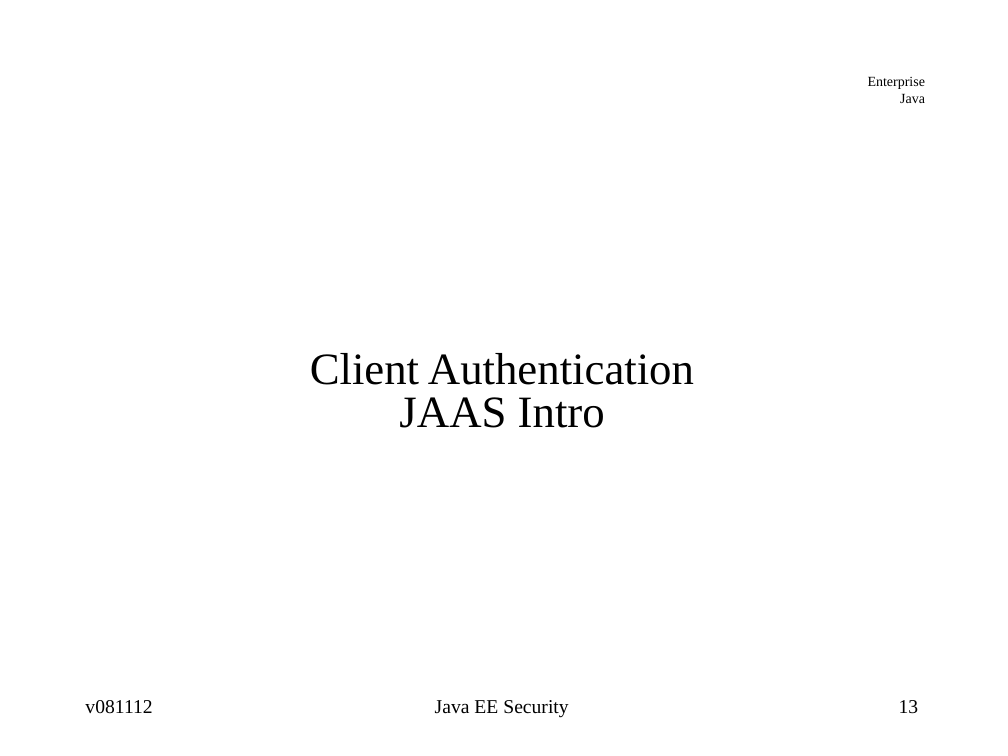
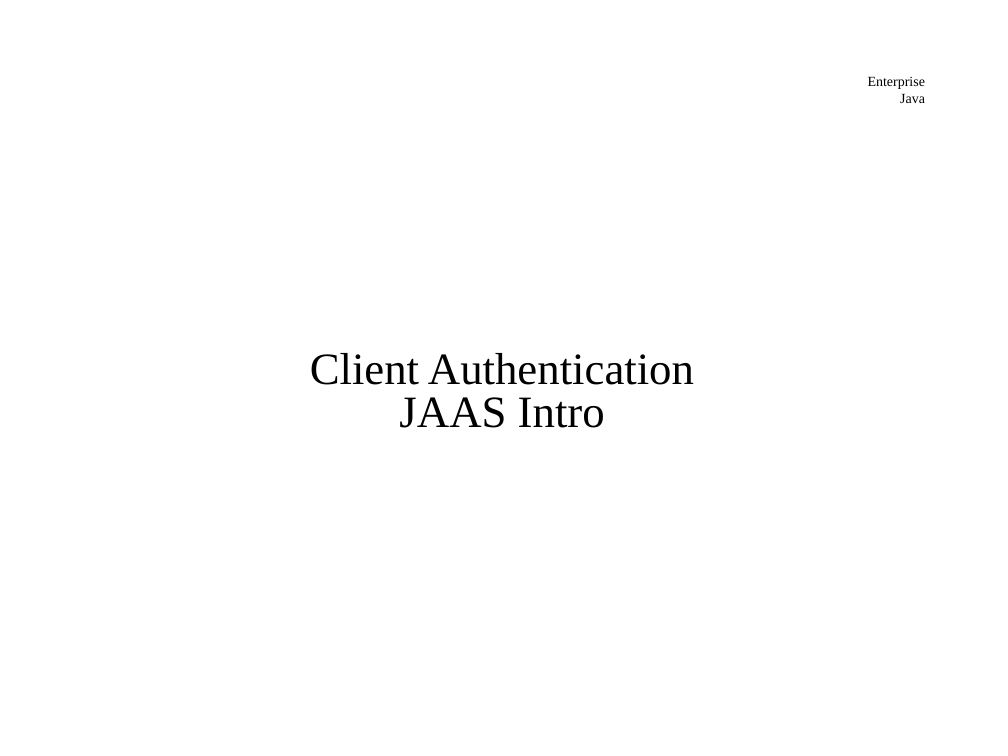
Before and after one commit to jcstaff/ejava-javaee, a slide deck: slide 13 of securePing/src/site/resources/lectures/javaeeSecurity.ppt. Drawn at 1008x756 pixels with LibreOffice and Linux fonts; fonts in the diff are those of the drawing. Boxes give left, top, right and bottom in pixels: in the first picture for what was removed or moved away, otherwise in the second. Text is boxed around its words. In the diff, an @@ line names an element or a change of style, - is before the commit and + after.

```diff
--- a/securePing/src/site/resources/lectures/javaeeSecurity.ppt
+++ b/securePing/src/site/resources/lectures/javaeeSecurity.ppt
@@ text removed at (85,700,152,714) @@
-v081112
@@ text removed at (435,700,568,718) @@
-Java EE Security
@@ page number removed at (899,700,919,714) @@
-13
```
Also in this commit, not shown: 45 other slides changed, 9 other files.
